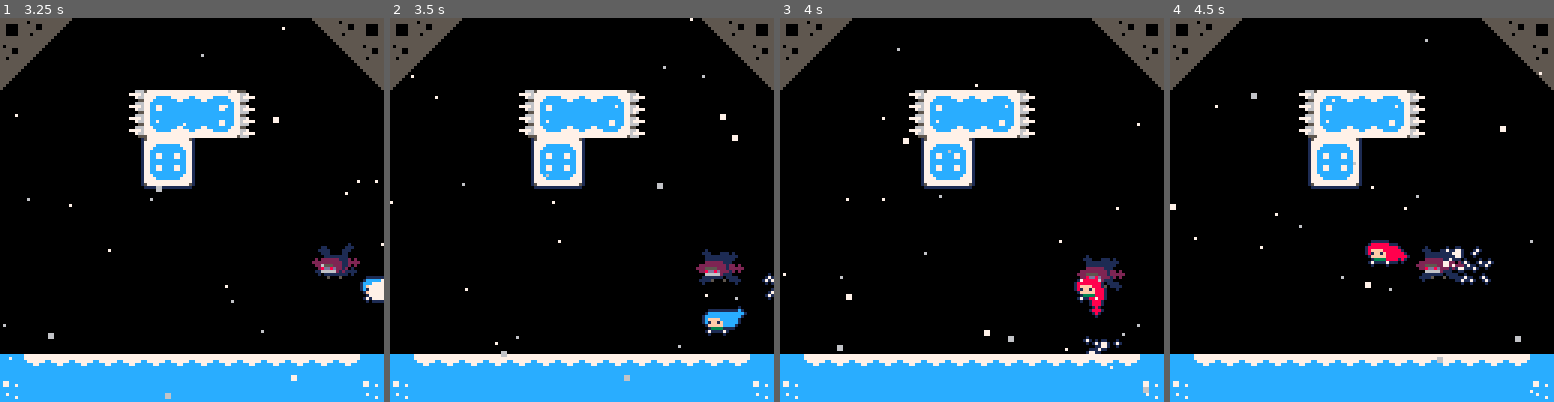
Above: before the commit, frames 1-4 (left to right).
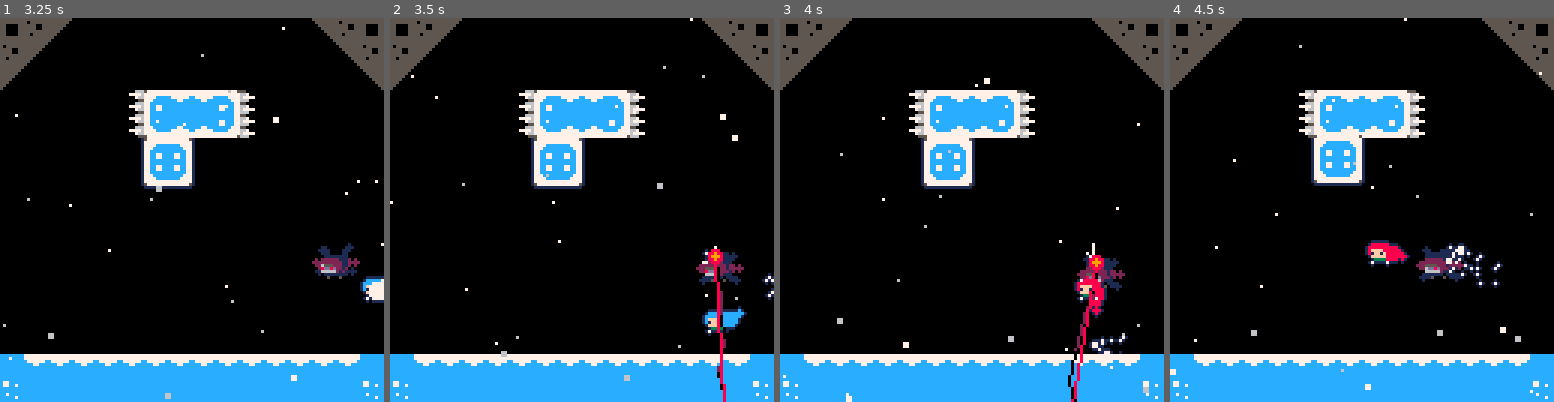
Above: after the commit, the same moments.

Repository: CelesteClassic/newleste.p8
Game: PICO-8 cartridge reflection.p8
The game is run twice, just before and just after one commit, with the same random seed, the same clock (stepped at 60 frames per second) and the same inputs.
Inputs:
- Up to frame 1 (3.25 s): tap X (X key) at 0.33, 1.07, 1.85, 2.97 s; tap O (Z key) at 0.7, 1.7, 2.1, 2.5, 2.9 s; hold Right 1.6-2.1 s; hold Up 2.15-2.42 s; hold Right 2.47-3.03 s; hold Left from 3.08 s (still down)
- Up to frame 2 (3.5 s): keep holding Left; tap O (Z key) at 3.3 s
- Up to frame 3 (4 s): release Left at 3.58 s; hold Down 3.63-3.97 s; tap O (Z key) at 3.7 s
- Up to frame 4 (4.5 s): hold Right from 4.02 s (still down); tap X (X key) at 4.08 s; tap O (Z key) at 4.1 s

Frame 1 is identical in both runs. In frame 2, 0.6% of the frame differs, in the area x 81-88%, y 59-100%; in frame 3, 1.1%; in frame 4, 2.0%, in the area x 0-95%, y 0-97%.

Commit message:
tweaked delays between attacks

Diff:
--- a/reflection.p8
+++ b/reflection.p8
@@ -1079,11 +1079,11 @@
 
         --attacks
         elseif this.node!=-1 then
-          if this.attack==1 and this.attack_timer%120==0 then --single orb
+          if this.attack==1 and this.attack_timer%60==0 then --single orb
             --assert(false)
             this.init_smoke()
             init_object(orb,this.x,this.y)
-          elseif this.attack==2 and this.attack_timer%200==0 then --laser
+          elseif this.attack==2 and this.attack_timer%100==0 then --laser
             this.laser=init_object(laser,this.x,this.y)
             this.laser.badeline=this
           end
